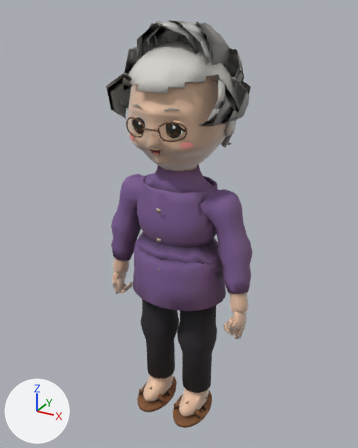
What one commit did to the glTF model models/villager-vn-grandma.glb.
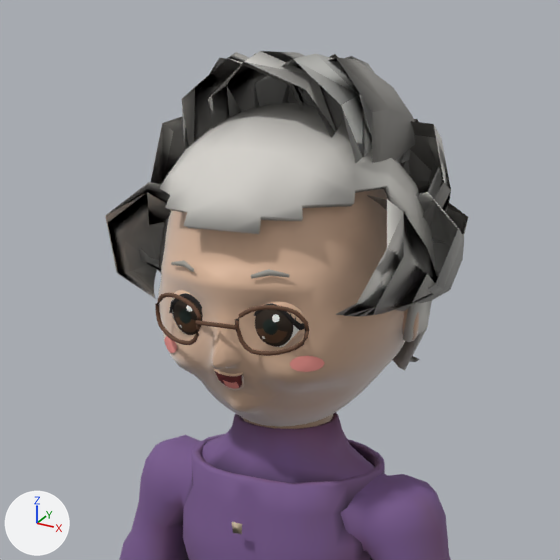
Each version appears first whole from a 50 mm camera at (0.922, -1.672, 1.763) aimed at (-0.024, 0.047, 0.904), and next in a close-up on the part from 18% to 80% of the width and 0% to 50% of the height. Lighting does not change. The marker at lower left points along +X, +Y and +Z. The first two pictures are the older version. Vertices at exactly the same position are counted once.

Script lines for the objects in view, before the commit:
```python
me_mesh_0 = bpy.data.meshes.new('Mesh_0')
me_mesh_0.from_pydata(...)  # 5334 vertices, 10504 faces; spans x -0.33..0.35, y -0.21..0.2, z 0.0..1.63
# faces by material slot: [4972, 5532]
me_mesh_0.materials.append(mat_lit_body)
me_mesh_0.materials.append(mat_skin_shade)
me_mesh_1 = bpy.data.meshes.new('Mesh_1')
me_mesh_1.from_pydata(...)  # 1532 vertices, 2736 faces; spans x -0.136..0.136, y -0.189..-0.079, z 1.261..1.445
# faces by material slot: [1684, 1052]
me_mesh_1.materials.append(mat_face3d)
me_mesh_1.materials.append(mat_skin_shade_001)
me_mesh_2 = bpy.data.meshes.new('Mesh_2')
me_mesh_2.from_pydata(...)  # 1424 vertices, 1820 faces; spans x -0.274..0.271, y -0.196..0.296, z 1.166..1.718
me_mesh_2.materials.append(mat_cloth_hair)
ob_mesh_0 = bpy.data.objects.new('Mesh_0', me_mesh_0)
ob_mesh_0.location = (0.0, 0.0, 0.0)
ob_mesh_1 = bpy.data.objects.new('Mesh_1', me_mesh_1)
ob_mesh_1.location = (0.0, 0.0, 0.0)
ob_mesh_2 = bpy.data.objects.new('Mesh_2', me_mesh_2)
ob_mesh_2.location = (0.0, 0.0, 0.0)
# also in view: 'Mesh_4' at (0.0, -0.186, 1.363)
```
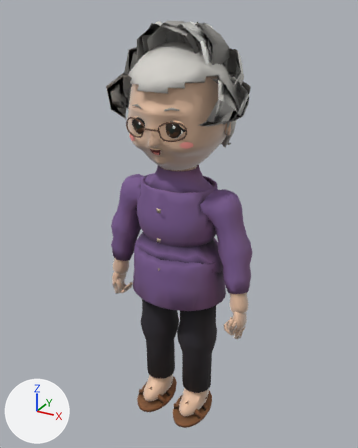
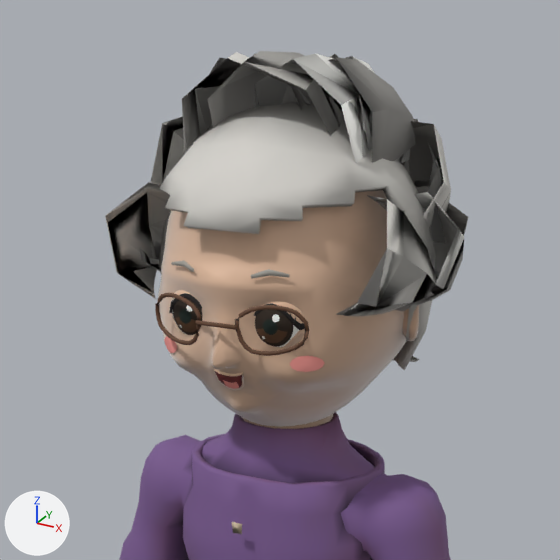
Changed parts and their boxes [x1, y1, x2, y2] in the close-ups (560 x 560 px; the box of a moved part takes in the faces that stretch with it):
```json
{"object": "Mesh_2", "change": "reshaped", "before": [105, 51, 468, 371], "after": [105, 51, 468, 370]}
{"part": 1, "of": "me_mesh_2", "change": "moved or reshaped", "before": [158, 103, 436, 371], "after": [158, 103, 436, 370]}
{"part": 2, "of": "me_mesh_2", "change": "recoloured", "before": [105, 51, 468, 362], "after": [105, 51, 468, 362]}
```

The change, as JSON lines over the scene's bpy script:
```json
{"block": "me_mesh_2", "where": "# used by ob_mesh_2; location = (0.0, 0.0, 0.0)"}
{"op": "remove", "block": "me_mesh_2", "code": "me_mesh_2.from_pydata(...)  # 1424 vertices, 1820 faces; spans x -0.274..0.271, y -0.196..0.296, z 1.166..1.718"}
{"op": "add", "block": "me_mesh_2", "code": "me_mesh_2.from_pydata(...)  # 1424 vertices, 1820 faces; spans x -0.274..0.271, y -0.196..0.298, z 1.166..1.718"}
{"block": "me_mesh_2", "change": "me_mesh_2 part 1: 45 vertices moved from x -0.221..0.213, y -0.161..0.296, z 1.257..1.643 to x -0.221..0.203, y -0.159..0.298, z 1.257..1.644; 193 vertices removed from x -0.209..0.222, y -0.181..0.29, z 1.255..1.647; 193 vertices added at x -0.212..0.223, y -0.182..0.286, z 1.255..1.646"}
{"block": "me_mesh_2", "change": "me_mesh_2 part 2: 472 kept faces spanning x -0.274..0.271, y -0.182..0.274, z 1.166..1.718 get new vertex colours"}
```
